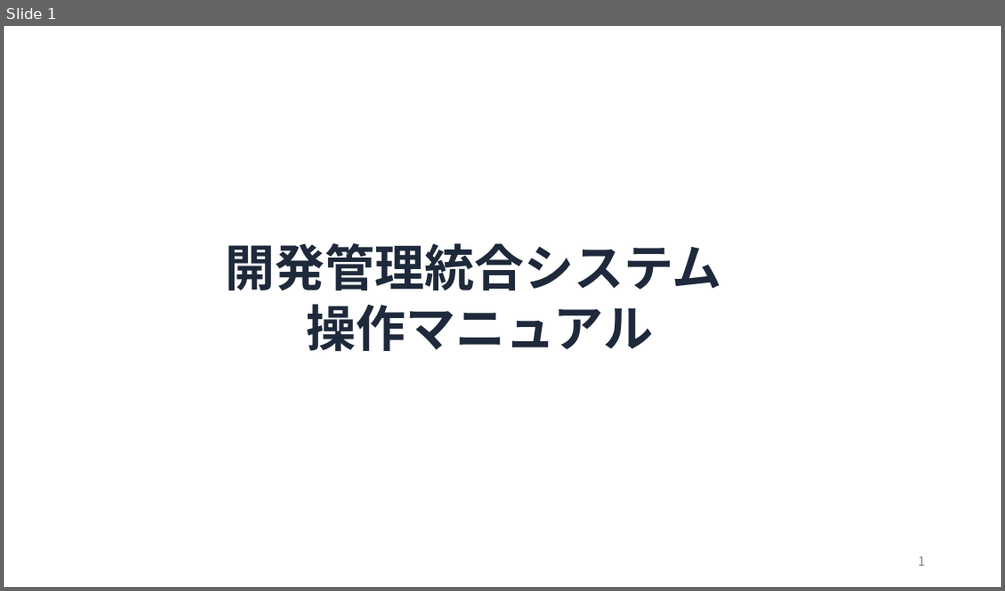
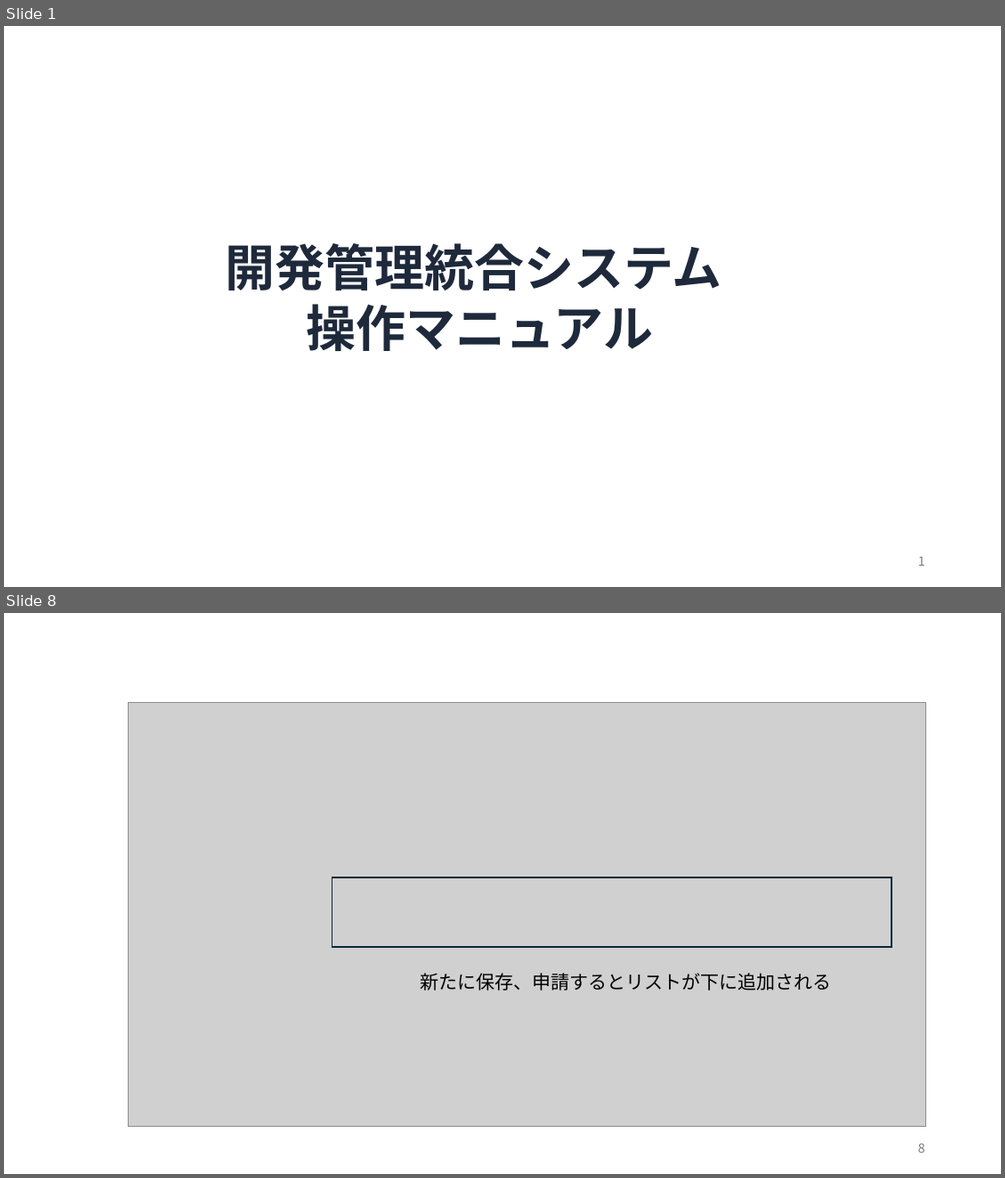
Before and after one commit to y-kagajapan/quest_1, a slide deck: doc/開発管理統合システム操作マニュアル.pptx. Shown one above the other, each under a label of ours: slide 1 before the commit, slides 1 and 8 after it; the slides between them are not shown. The pictures are 1005x591 and 1005x1178 pixels, drawn with LibreOffice and Linux fonts; fonts in the diff are those of the drawing; grey boxes stand for pictures; background and template pictures are left out. Boxes give left, top, right and bottom in pixels: in the first picture for what was removed or moved away, otherwise in the second. Text is boxed around its words. In the diff, an @@ line names an element or a change of style, - is before the commit and + after.

```diff
--- a/doc/開発管理統合システム操作マニュアル.pptx
+++ b/doc/開発管理統合システム操作マニュアル.pptx
@@ slide 8 added at (x1=4, y1=613, x2=1001, y2=1174), background #FFFFFF @@
@@ picture added at (x1=128, y1=703, x2=926, y2=1127) @@
@@ rectangle added at (x1=332, y1=877, x2=891, y2=947), outline #092A39 1.5 pt @@
@@ text added at (x1=421, y1=973, x2=832, y2=990), 18 pt, text #000000 @@
+新たに保存、申請するとリストが下に追加される
@@ page number added at (x1=918, y1=1143, x2=925, y2=1152), 12 pt, text #797979 @@
+8
```
Also in this commit, not shown: 3 slides changed, 38 other slides added, 8 slides removed.
